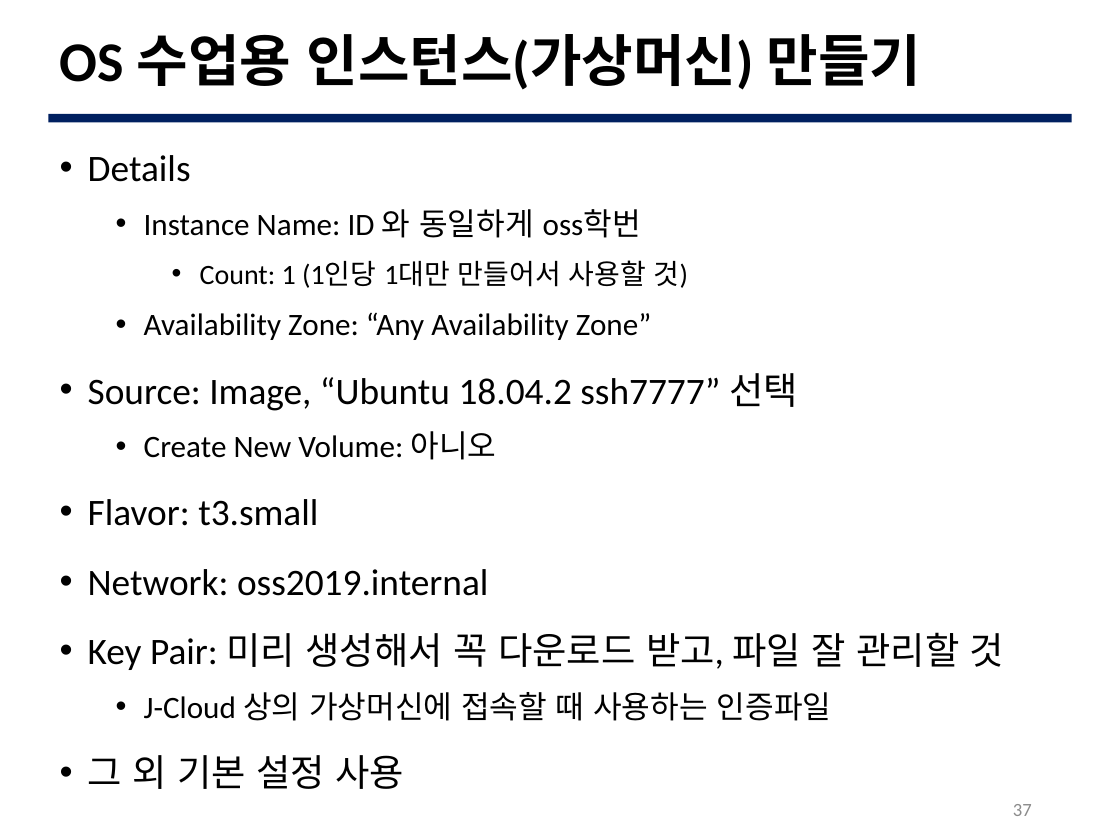
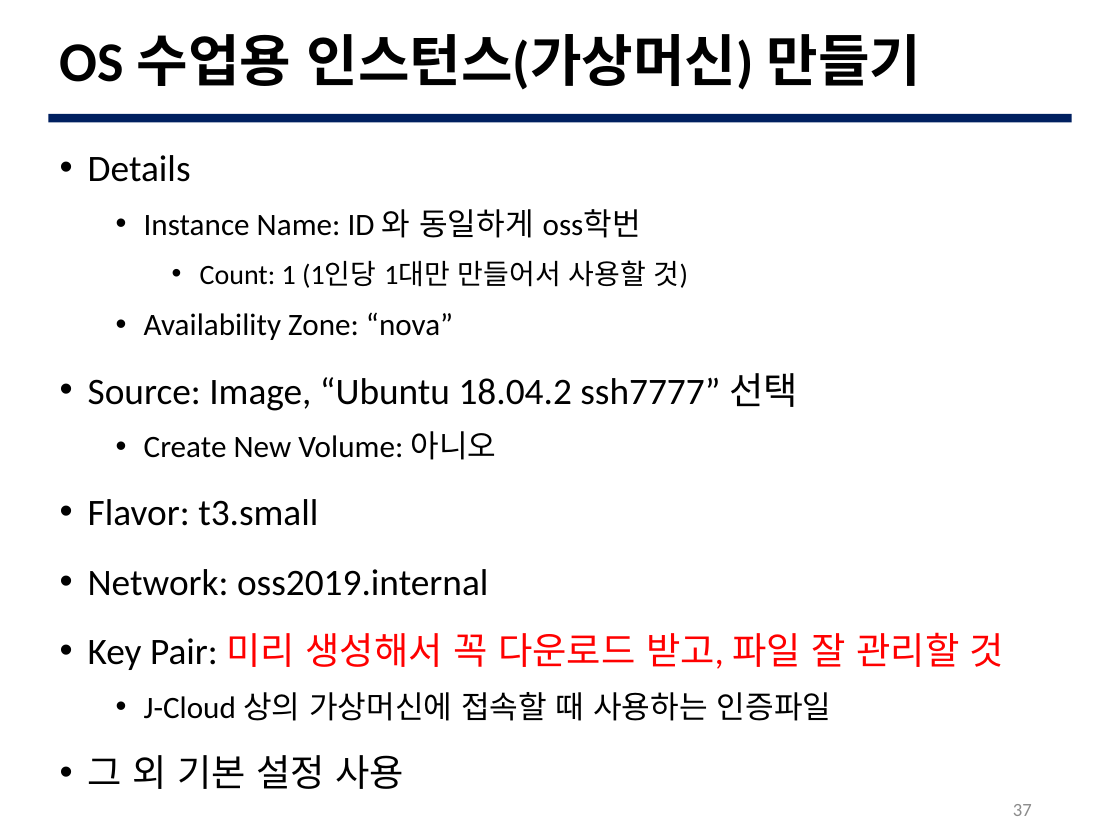
Before and after one commit to JBNU-JEduTools/osscourse, a slide deck: slide 37 of Slides/13. 개발 프로세스 실습 1.pptx. Drawn at 1120x840 pixels with LibreOffice and Linux fonts; fonts in the diff are those of the drawing; background and template pictures are left out. Boxes give left, top, right and bottom in pixels: in the first picture for what was removed or moved away, otherwise in the second. Text is boxed around its words. In the diff, an @@ line names an element or a change of style, - is before the commit and + after.

```diff
--- a/Slides/13. 개발 프로세스 실습 1.pptx
+++ b/Slides/13. 개발 프로세스 실습 1.pptx
@@ text at (144, 313, 453, 340): text changed @@
-  • Availability Zone: “Any Availability Zone”
+  • Availability Zone: “nova”
@@ text at (88, 632, 1004, 670): text colour #000000 to #FF0000 in "미리 생성해서 꼭 다운로드 받고, 파일 잘 ..." @@
```
Also in this commit, not shown: 3 other slides changed, 1 slide added, 5 other files.
